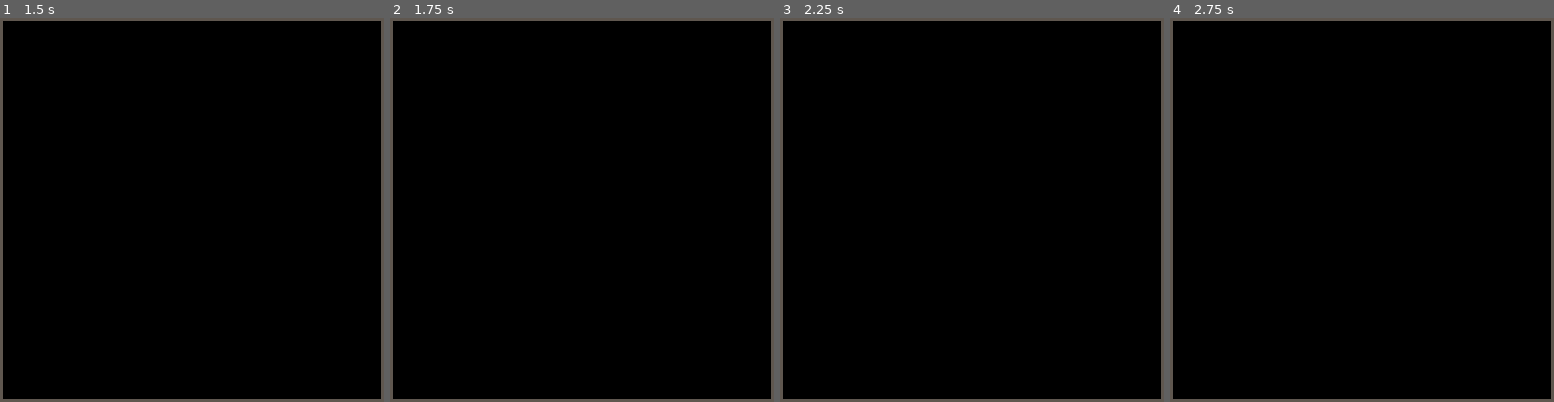
Above: before the commit, frames 1-4 (left to right).
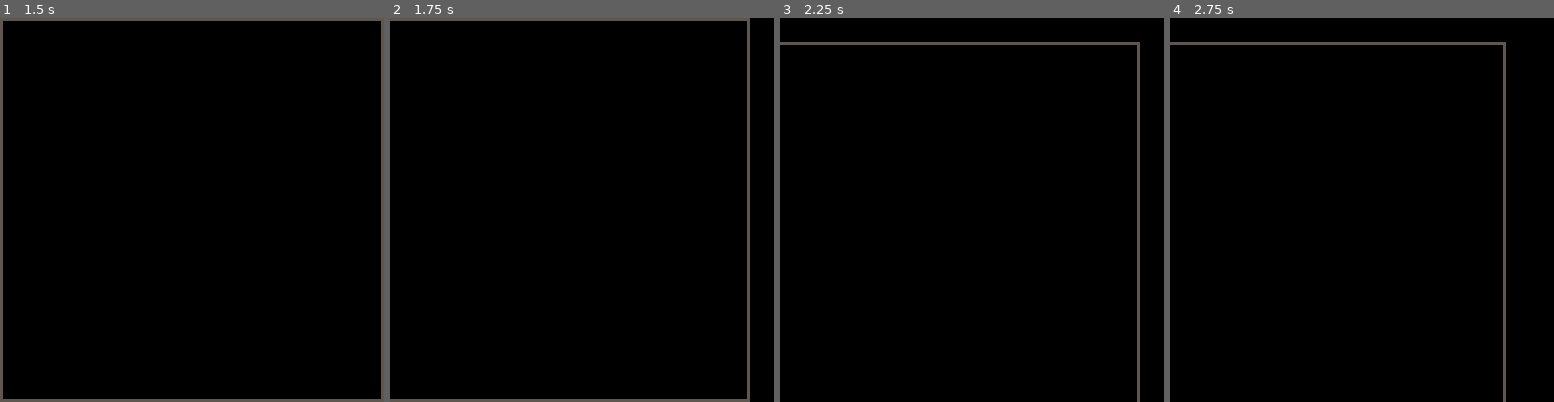
Above: after the commit, the same moments.

Repository: shen-sat/orchard
Game: PICO-8 cartridge game.p8
The game is run twice, just before and just after one commit, with the same random seed, the same clock (stepped at 60 frames per second) and the same inputs.
Inputs:
- Up to frame 1 (1.5 s): no input
- Up to frame 2 (1.75 s): hold Right from 1.6 s (still down)
- Up to frame 3 (2.25 s): release Right at 2.1 s; hold Up from 2.15 s (still down)
- Up to frame 4 (2.75 s): release Up at 2.42 s; hold Right from 2.47 s (still down)

Frame 1 is identical in both runs. In frame 2, 2.4% of the frame differs, in the area x 0-100%, y 0-100%; in frame 3, 4.5%; in frame 4, 4.5%.

Commit message:
Add controls for orchard navigation

Diff:
--- a/game.p8
+++ b/game.p8
@@ -2,9 +2,24 @@
 version 32
 __lua__
 function _init()
+  cam = {
+    x = 0,
+    y = 0
+  }
 end
 
 function _update()
+  -- navigate orchard
+  if btnp(1) then
+    cam.x += 8
+  elseif btnp(0) then
+    cam.x -= 8
+  elseif btnp(2) then
+    cam.y -= 8
+  elseif btnp(3) then
+    cam.y += 8
+  end
+  camera(cam.x,cam.y)
 end
 
 function _draw()
Not shown, changed: TODO.txt
